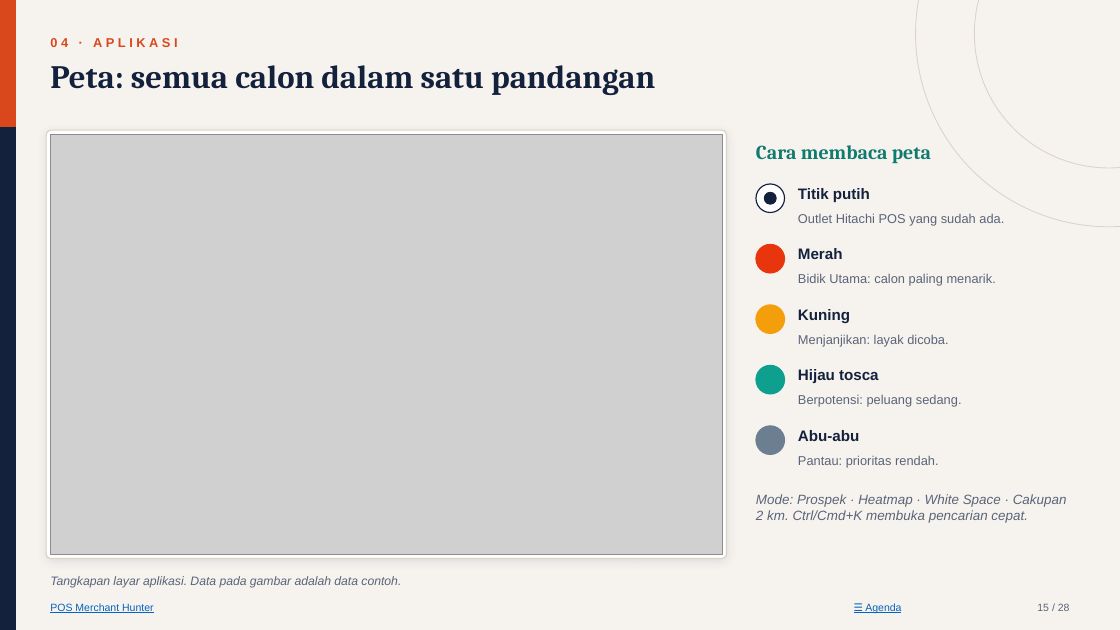
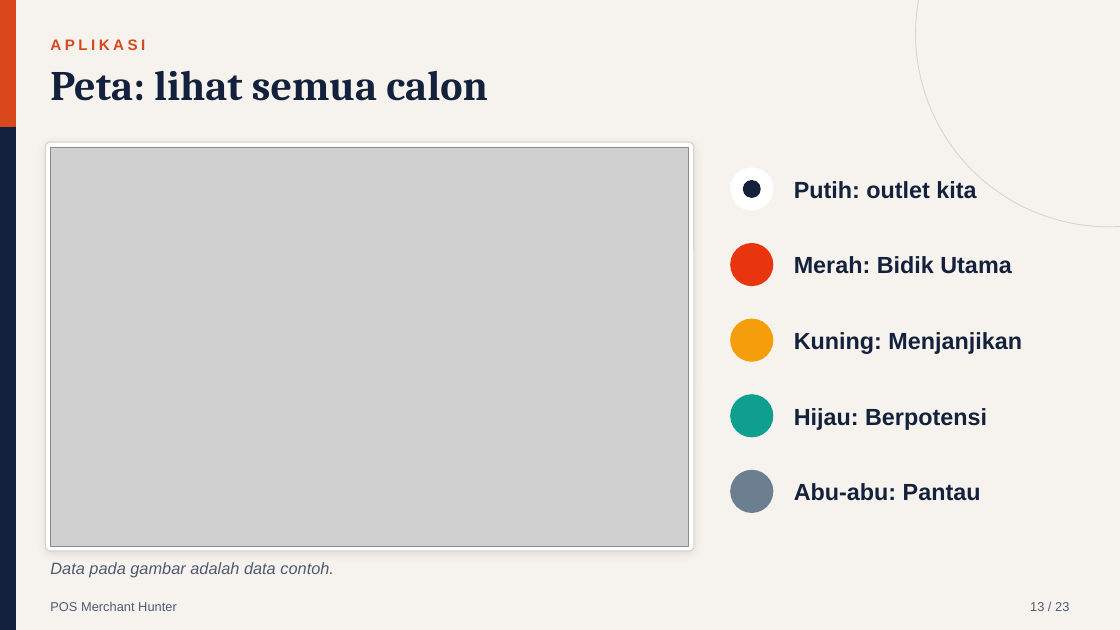
Before and after one commit to ziancuk/merchant-hunter, a slide deck: slide 13 of POS-Merchant-Hunter_Presentasi-Manajemen.pptx (slide 15 before the commit). Drawn at 1120x630 pixels with LibreOffice and Linux fonts; fonts in the diff are those of the drawing; grey boxes stand for pictures. Boxes give left, top, right and bottom in pixels: in the first picture for what was removed or moved away, otherwise in the second. Text is boxed around its words. In the diff, an @@ line names an element or a change of style, - is before the commit and + after.

```diff
--- a/POS-Merchant-Hunter_Presentasi-Manajemen.pptx
+++ b/POS-Merchant-Hunter_Presentasi-Manajemen.pptx
@@ ellipse removed at (975,0,1120,168) @@
@@ text at (50,39,145,50): text changed; size 11 to 13 pt @@
-04 · APLIKASI
+APLIKASI
@@ text at (50,70,488,101): text changed; size 28 to 36 pt @@
-Peta: semua calon dalam satu pandangan
+Peta: lihat semua calon
@@ rounded rectangle: place and size @@
-rounded rectangle at (46,130,727,559)
+rounded rectangle at (45,142,694,551)
@@ picture: place and size @@
-picture at (50,134,723,555)
+picture at (50,147,689,546)
@@ text removed at (756,145,931,164) @@
-Cara membaca peta
@@ ellipse: place and size @@
-ellipse at (756,184,785,213)
+ellipse at (731,168,773,210)
@@ ellipse at (731,168,773,210): outline #14213D 1 pt to #FFFFFF 1 pt @@
@@ ellipse: place and size @@
-ellipse at (765,192,776,204)
+ellipse at (744,181,760,197)
@@ text at (794,181,976,199): text changed; size 13 to 20 pt @@
-Titik putih
+Putih: outlet kita
@@ text removed at (798,213,1004,226) @@
-Outlet Hitachi POS yang sudah ada.
@@ ellipse: place and size @@
-ellipse at (756,245,785,273)
+ellipse at (731,244,773,286)
@@ text at (794,256,1011,274): text changed; size 13 to 20 pt @@
-Merah
+Merah: Bidik Utama
@@ text removed at (798,273,996,286) @@
-Bidik Utama: calon paling menarik.
@@ ellipse: place and size @@
-ellipse at (756,305,785,334)
+ellipse at (731,319,773,361)
@@ text at (794,332,1022,354): text changed; size 13 to 20 pt @@
-Kuning
+Kuning: Menjanjikan
@@ text removed at (798,334,948,347) @@
-Menjanjikan: layak dicoba.
@@ ellipse: place and size @@
-ellipse at (756,365,785,394)
+ellipse at (731,395,773,437)
@@ text at (794,408,987,430): text changed; size 13 to 20 pt @@
-Hijau tosca
+Hijau: Berpotensi
@@ text removed at (798,395,962,407) @@
-Berpotensi: peluang sedang.
@@ ellipse: place and size @@
-ellipse at (756,426,785,455)
+ellipse at (731,471,773,513)
@@ text removed at (798,455,939,468) @@
-Pantau: prioritas rendah.
@@ text removed at (756,494,1067,523) @@
-Mode: Prospek · Heatmap · White Space · Cakupan 2 km. Ctrl/Cmd+K membuka pencarian cepat.
@@ text at (794,483,981,501): text changed; size 13 to 20 pt @@
-Abu-abu
+Abu-abu: Pantau
@@ text at (50,562,334,578): text changed; size 10.5 to 14 pt; text colour #5A6478 to #4F5A70 @@
-Tangkapan layar aplikasi. Data pada gambar adalah data contoh.
+Data pada gambar adalah data contoh.
@@ text "POS Merchant Hunter" at (50,602,177,611): size 9 to 11 pt, text colour #0563C1 to #4F5A70, underline off @@
@@ text removed at (865,603,901,613) @@
-☰ Agenda
@@ text added at (1030,602,1069,611), 11 pt, text #4F5A70 @@
+13 / 23
@@ text removed at (1037,603,1070,611) @@
-15 / 28
```
Also in this commit, not shown: 16 other slides changed, 6 slides added, 11 slides removed, 2 other files.
